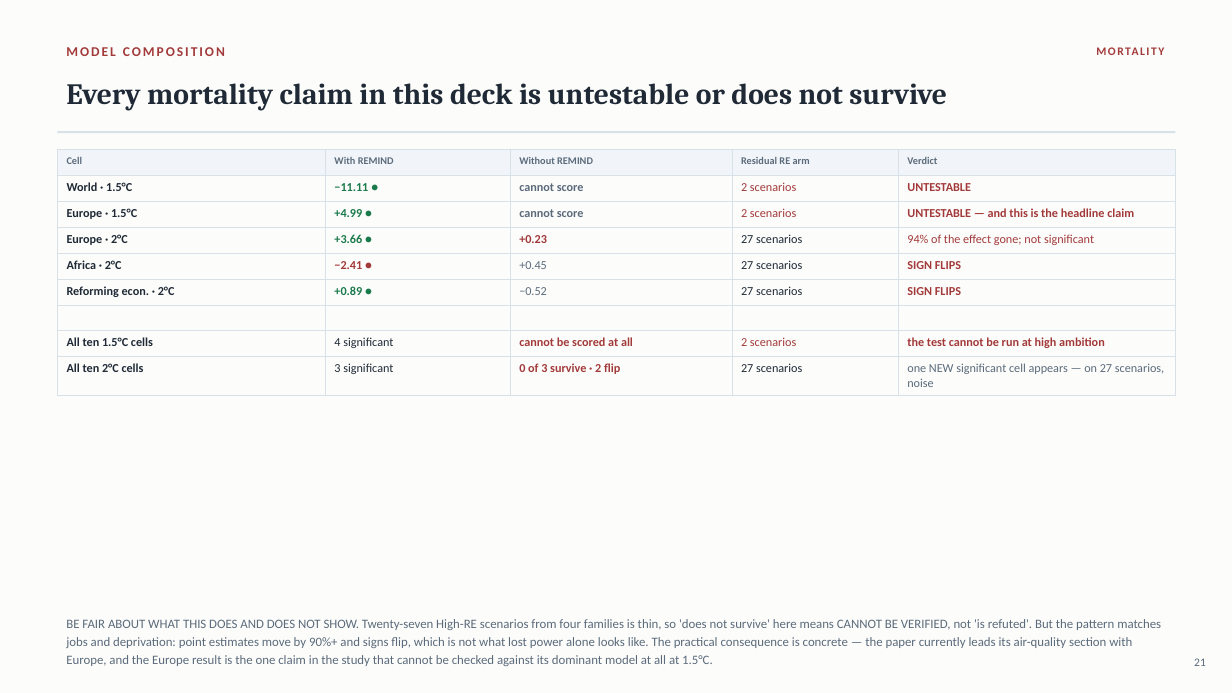
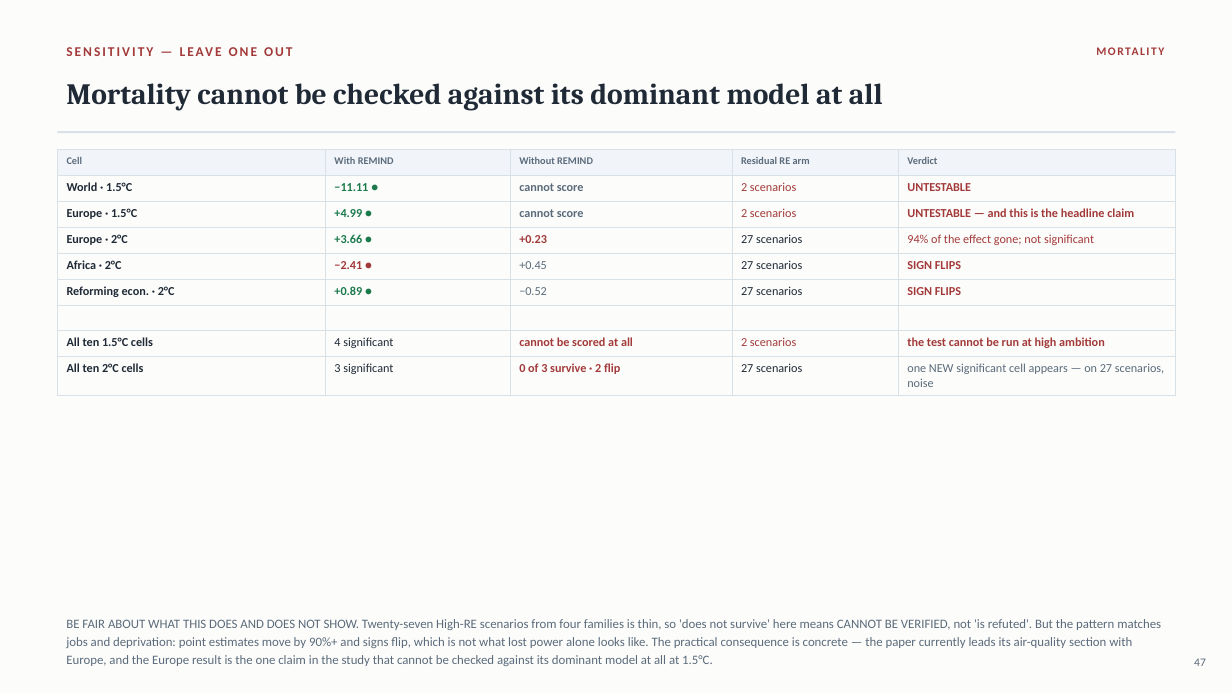
Before and after one commit to cwejnert/COMPASS-Database---Dissertation-Paper-1, a slide deck: slide 47 of decks/COMPASS_Paper1_final_8.25.pptx (slide 21 before the commit). Drawn at 1232x693 pixels with LibreOffice and Linux fonts; fonts in the diff are those of the drawing. Boxes give left, top, right and bottom in pixels: in the first picture for what was removed or moved away, otherwise in the second. Text is boxed around its words. In the diff, an @@ line names an element or a change of style, - is before the commit and + after.

```diff
--- a/decks/COMPASS_Paper1_final_8.25.pptx
+++ b/decks/COMPASS_Paper1_final_8.25.pptx
@@ text at (66, 47, 225, 56): text changed @@
-MODEL COMPOSITION
+SENSITIVITY — LEAVE ONE OUT
@@ text at (66, 83, 883, 110): text changed @@
-Every mortality claim in this deck is untestable or does not survive
+Mortality cannot be checked against its dominant model at all
@@ text at (1194, 658, 1206, 666): text changed @@
-21
+47
```
Also in this commit, not shown: 32 other slides changed, 1 slide added, 2 other files.
